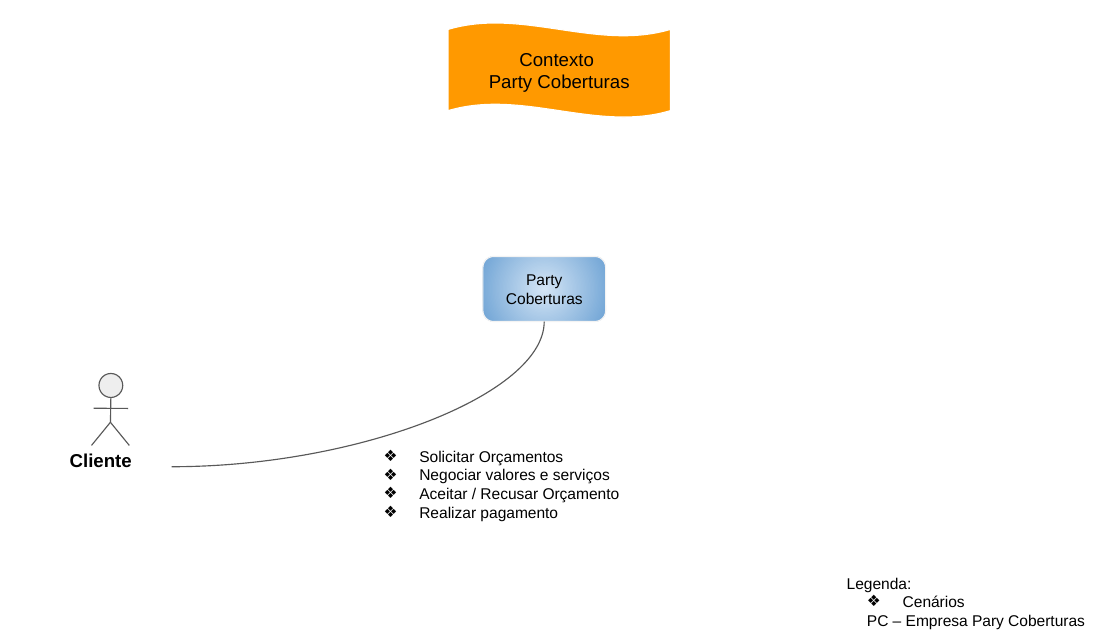
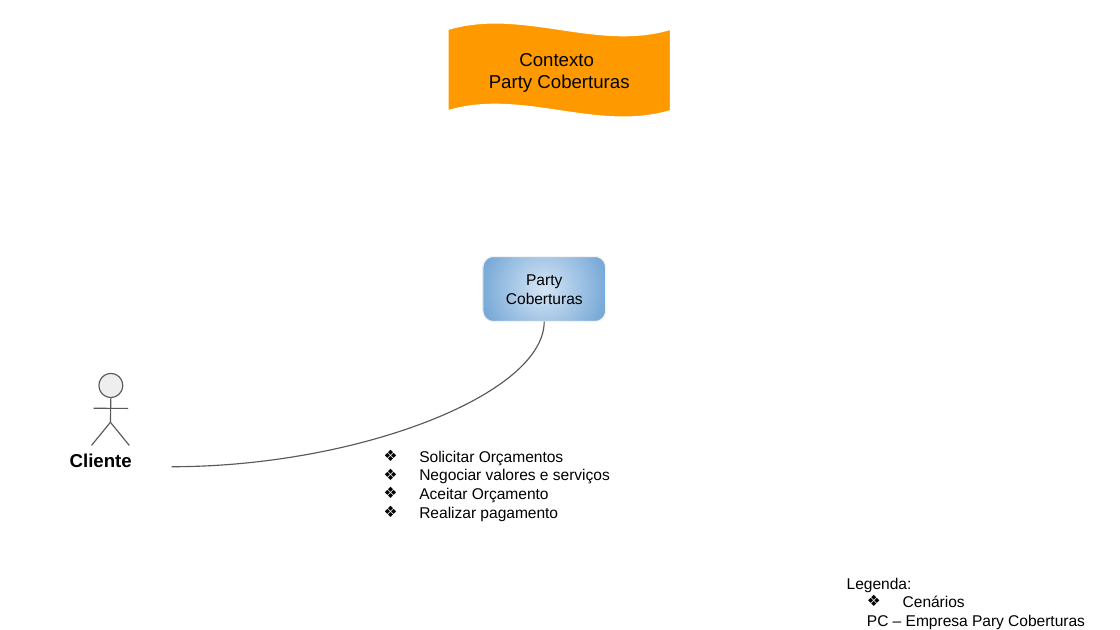
Before and after one commit to thittp/troven, a slide deck: slide 1 of 15. Arquitetura de Negócio para cada Cenário.pptx. Drawn at 1120x630 pixels with LibreOffice and Linux fonts; fonts in the diff are those of the drawing. Boxes give left, top, right and bottom in pixels: in the first picture for what was removed or moved away, otherwise in the second. Text is boxed around its words. In the diff, an @@ line names an element or a change of style, - is before the commit and + after.

```diff
--- a/15. Arquitetura de Negócio para cada Cenário.pptx
+++ b/15. Arquitetura de Negócio para cada Cenário.pptx
@@ text at (x1=419, y1=487, x2=549, y2=503): text changed @@
-❖ Aceitar / Recusar Orçamento
+❖ Aceitar Orçamento
```
Also in this commit, not shown: 4 other slides changed, 5 other files.
